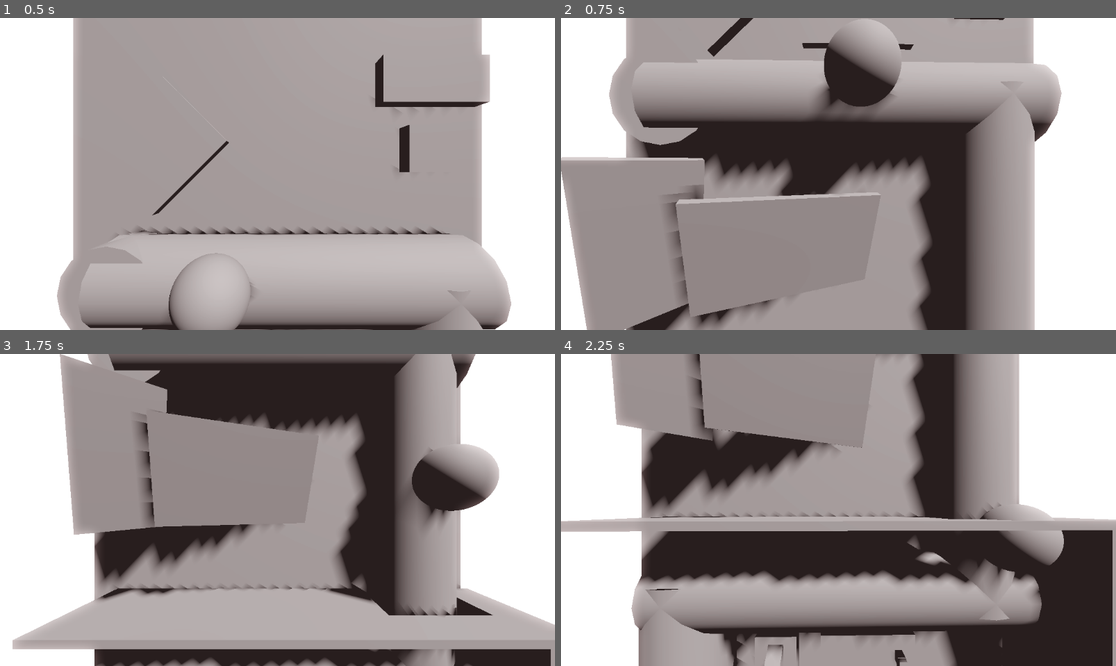
Above: before the commit, frames 1-4 (two rows, left to right).
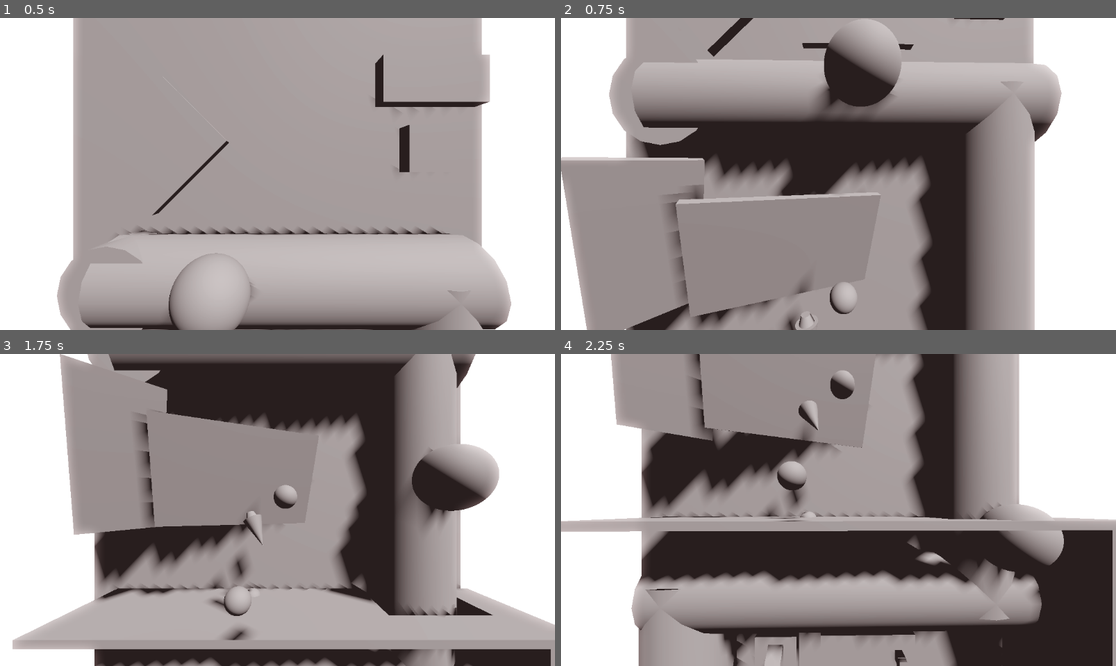
Above: after the commit, the same moments.

Repository: nheeb/niblehyme
Game: Godot game, scene res://Logic/Cockpit.tscn
Two runs of this game, one before a commit and one after it. Both use one fixed random seed, a clock stepped at 60 frames per second and the inputs below.
Inputs (mouse positions are in pixels of both pictures, inside the frame that each line leads up to):
- Up to frame 1 (0.5 s): no input
- Up to frame 2 (0.75 s): move the mouse to (960, 158) at 0.52 s; hold Right (ui_right) from 0.53 s (still down); tap Mouse wheel down (view_down) at 0.6 s; click (960, 158) at 0.67 s
- Up to frame 3 (1.75 s): tap Enter at 1.25 s; move the mouse to (166, 525) at 1.27 s; release Right (ui_right) at 1.28 s; hold Down (ui_down) from 1.28 s (still down); tap Mouse wheel up (view_up) at 1.35 s
- Up to frame 4 (2.25 s): move the mouse to (894, 441) at 2.02 s; release Down (ui_down) at 2.03 s; hold Right (ui_right) from 2.03 s (still down); tap Mouse wheel down (view_down) at 2.1 s

Frame 1 is identical in both runs. In frame 2, 0.5% of the frame differs, in the area x 39-54%, y 84-100%; in frame 3, 1.0%; in frame 4, 1.1%, in the area x 36-53%, y 5-54%.

Commit message:
Sauce generates Minerals with Hologramm in Cockpit

Diff:
--- a/Logic/Cockpit.tscn
+++ b/Logic/Cockpit.tscn
@@ -6,6 +6,7 @@
 [ext_resource type="Script" path="res://Logic/Pipe.gd" id="3_kpr77"]
 [ext_resource type="Script" path="res://Logic/Switch.gd" id="4_cvfuh"]
 [ext_resource type="Script" path="res://Logic/CockpitInput.gd" id="6_5wlna"]
+[ext_resource type="PackedScene" uid="uid://cbulkkcj4jbak" path="res://Logic/Hologram/Hologram.tscn" id="7_1dxs8"]
 
 [sub_resource type="BoxMesh" id="BoxMesh_8cpak"]
 
@@ -244,4 +245,7 @@
 [node name="Input" type="Node" parent="."]
 script = ExtResource("6_5wlna")
 
+[node name="Hologram" parent="." instance=ExtResource("7_1dxs8")]
+transform = Transform3D(0.477551, 0, 0, 0, 0.477551, 0, 0, 0, 0.477551, -0.107247, 0.506323, -0.842418)
+
 [connection signal="input_event" from="Switch/Area3D" to="Switch" method="_on_area_3d_input_event"]
--- a/Logic/Game.gd
+++ b/Logic/Game.gd
@@ -1,4 +1,4 @@
-extends Node
+class_name GameInfo extends Node
 
 @onready var sauce: Sauce = $Sauce
 
--- a/Logic/Game.tscn
+++ b/Logic/Game.tscn
@@ -1,16 +1,36 @@
-[gd_scene load_steps=4 format=3 uid="uid://rd4ruh6xtfb1"]
+[gd_scene load_steps=8 format=3 uid="uid://rd4ruh6xtfb1"]
 
 [ext_resource type="Script" path="res://Logic/Game.gd" id="1_gxxh0"]
 [ext_resource type="Script" path="res://Logic/Sauce.gd" id="2_noagd"]
+[ext_resource type="Script" path="res://Logic/Minerals/MineralDropTable.gd" id="3_60urw"]
 [ext_resource type="PackedScene" uid="uid://djqojwwng6ogn" path="res://Logic/DrillingHealth.tscn" id="3_aun7o"]
+
+[sub_resource type="Resource" id="Resource_ehfi1"]
+script = ExtResource("3_60urw")
+pot = Array[int]([0, 0, 0, 0, 0, 0, 0, 1, 1, 3])
+reset_after_drawing = true
+
+[sub_resource type="Resource" id="Resource_mo04p"]
+script = ExtResource("3_60urw")
+pot = Array[int]([0, 0, 0, 0, 0, 1, 1, 3, 3, 2])
+reset_after_drawing = true
+
+[sub_resource type="Resource" id="Resource_iomgu"]
+script = ExtResource("3_60urw")
+pot = Array[int]([0, 1, 3, 1])
+reset_after_drawing = true
 
 [node name="Game" type="Node"]
 script = ExtResource("1_gxxh0")
 
 [node name="Sauce" type="Node" parent="."]
 script = ExtResource("2_noagd")
+drop_tables = Array[ExtResource("3_60urw")]([SubResource("Resource_ehfi1"), SubResource("Resource_mo04p"), SubResource("Resource_iomgu")])
+drop_tables_layers = Array[int]([0, 20, 50])
 
 [node name="DrillingHealth" parent="Sauce" instance=ExtResource("3_aun7o")]
 limited_chunks = false
+chunk_health = 0.7
+chunk_health_variance = 2.0
 
 [connection signal="chunk_drilled" from="Sauce/DrillingHealth" to="Sauce" method="_on_drilling_health_chunk_drilled"]
--- a/Logic/Hologram/HoloArea.gd
+++ b/Logic/Hologram/HoloArea.gd
@@ -2,6 +2,6 @@
 
 @onready var object : HoloObject = get_parent()
 
-func _on_area_entered(area: Area3D) -> void:
+func _on_area_entered(_area: Area3D) -> void:
 	Game.drill_hit_object.emit(object)
 	object.drill_first_contact()
--- a/Logic/Hologram/Hologram.tscn
+++ b/Logic/Hologram/Hologram.tscn
@@ -6,9 +6,6 @@
 
 [node name="Hologram" type="Node3D"]
 script = ExtResource("1_kcikd")
-
-[node name="Camera3D" type="Camera3D" parent="."]
-transform = Transform3D(1, 0, 0, 0, 0.947768, 0.318959, 0, -0.318959, 0.947768, 0, 0.828833, 2.52673)
 
 [node name="DrillCenterPivot" type="Node3D" parent="."]
 unique_name_in_owner = true
@@ -25,7 +22,14 @@
 [node name="HoloObstacle3" parent="DrillCenterPivot" instance=ExtResource("3_pxgvl")]
 transform = Transform3D(1, 0, 0, 0, 1, 0, 0, 0, 1, -1.26801, -10.6069, -7.94382)
 
-[node name="DirectionalLight3D" type="DirectionalLight3D" parent="."]
+[node name="HoloObstacle4" parent="DrillCenterPivot" instance=ExtResource("3_pxgvl")]
+transform = Transform3D(1, 0, 0, 0, 1, 0, 0, 0, 1, -1.26801, -17.6616, -1.05757)
+
+[node name="HoloObstacle5" parent="DrillCenterPivot" instance=ExtResource("3_pxgvl")]
+transform = Transform3D(1, 0, 0, 0, 1, 0, 0, 0, 1, -1.26801, -22.7008, -8.02448)
+
+[node name="HoloObstacle6" parent="DrillCenterPivot" instance=ExtResource("3_pxgvl")]
+transform = Transform3D(1, 0, 0, 0, 1, 0, 0, 0, 1, 5.04261, -29.7418, 0.993131)
 
 [node name="Timer" type="Timer" parent="."]
 wait_time = 5.0
--- a/Logic/Minerals/Mineral.gd
+++ b/Logic/Minerals/Mineral.gd
@@ -1 +1,16 @@
-class_name Mineral extends Node3D
+class_name Mineral extends PipeItem
+
+enum Type {Stone, Coal, Gold, Silver}
+
+const PACKED_SCENES = {
+	Type.Stone: preload("res://Logic/Minerals/MineralStone.tscn"),
+	Type.Coal: preload("res://Logic/Minerals/MineralCoal.tscn"),
+	Type.Gold: preload("res://Logic/Minerals/MineralGold.tscn"),
+	Type.Silver: preload("res://Logic/Minerals/MineralSilver.tscn"),
+}
+
+static func create_mineral(type: Type) -> Mineral:
+	var packed_scene : PackedScene = PACKED_SCENES[type]
+	var mineral: Mineral = packed_scene.instantiate()
+	mineral.hide()
+	return mineral
--- /dev/null
+++ b/Logic/Minerals/MineralCoal.tscn
@@ -0,0 +1,24 @@
+[gd_scene load_steps=5 format=3 uid="uid://bfoev3k483c3w"]
+
+[ext_resource type="Script" path="res://Logic/Minerals/Mineral.gd" id="1_h3dyf"]
+
+[sub_resource type="StandardMaterial3D" id="StandardMaterial3D_keu51"]
+albedo_color = Color(0, 0, 0, 1)
+roughness = 0.59
+
+[sub_resource type="PrismMesh" id="PrismMesh_jrkv3"]
+
+[sub_resource type="BoxShape3D" id="BoxShape3D_wtmej"]
+size = Vector3(1.05116, 1.01784, 1.32368)
+
+[node name="MineralCoal" type="RigidBody3D"]
+script = ExtResource("1_h3dyf")
+
+[node name="MeshInstance3D" type="MeshInstance3D" parent="."]
+transform = Transform3D(0.334825, 0, 0, 0, 0.334825, 0, 0, 0, 0.334825, 0, 0, 0)
+material_override = SubResource("StandardMaterial3D_keu51")
+mesh = SubResource("PrismMesh_jrkv3")
+
+[node name="CollisionShape3D" type="CollisionShape3D" parent="."]
+transform = Transform3D(0.271927, 0, 0, 0, 0.271927, 0, 0, 0, 0.271927, -0.0280813, 0.00610566, 0.0218248)
+shape = SubResource("BoxShape3D_wtmej")
--- /dev/null
+++ b/Logic/Minerals/MineralDropTable.gd
@@ -0,0 +1,10 @@
+class_name MineralDropTable extends Resource
+
+@export var pot: Array[Mineral.Type]
+@export var reset_after_drawing := true
+
+func draw_random(with_putting_back := reset_after_drawing) -> Mineral.Type:
+	var type : Mineral.Type = pot.pick_random()
+	if not with_putting_back:
+		pot.erase(type)
+	return type
--- /dev/null
+++ b/Logic/Minerals/MineralGold.tscn
@@ -0,0 +1,25 @@
+[gd_scene load_steps=5 format=3 uid="uid://cux0dwwv8y1n0"]
+
+[ext_resource type="Script" path="res://Logic/Minerals/Mineral.gd" id="1_3qukc"]
+
+[sub_resource type="StandardMaterial3D" id="StandardMaterial3D_sma54"]
+albedo_color = Color(0.796875, 0.709717, 0, 1)
+metallic = 0.6
+roughness = 0.18
+
+[sub_resource type="BoxMesh" id="BoxMesh_25wrp"]
+
+[sub_resource type="BoxShape3D" id="BoxShape3D_lwkyx"]
+size = Vector3(0.747818, 0.776672, 0.838531)
+
+[node name="MineralGold" type="RigidBody3D"]
+script = ExtResource("1_3qukc")
+
+[node name="MeshInstance3D" type="MeshInstance3D" parent="."]
+transform = Transform3D(0.209414, 0, 0, 0, 0.209414, 0, 0, 0, 0.209414, 0, 0, 0)
+material_override = SubResource("StandardMaterial3D_sma54")
+mesh = SubResource("BoxMesh_25wrp")
+
+[node name="CollisionShape3D" type="CollisionShape3D" parent="."]
+transform = Transform3D(0.271927, 0, 0, 0, 0.271927, 0, 0, 0, 0.271927, -0.00396495, -0.000804959, -0.0038434)
+shape = SubResource("BoxShape3D_lwkyx")
--- /dev/null
+++ b/Logic/Minerals/MineralSilver.tscn
@@ -0,0 +1,25 @@
+[gd_scene load_steps=5 format=3 uid="uid://da63aidlb8klq"]
+
+[ext_resource type="Script" path="res://Logic/Minerals/Mineral.gd" id="1_vf8ef"]
+
+[sub_resource type="StandardMaterial3D" id="StandardMaterial3D_i5d37"]
+albedo_color = Color(0.656281, 0.721775, 0.730469, 1)
+metallic = 0.6
+roughness = 0.18
+
+[sub_resource type="BoxMesh" id="BoxMesh_25wrp"]
+
+[sub_resource type="BoxShape3D" id="BoxShape3D_lwkyx"]
+size = Vector3(0.747818, 0.776672, 0.838531)
+
+[node name="MineralSilver" type="RigidBody3D"]
+script = ExtResource("1_vf8ef")
+
+[node name="MeshInstance3D" type="MeshInstance3D" parent="."]
+transform = Transform3D(0.209414, 0, 0, 0, 0.209414, 0, 0, 0, 0.209414, 0, 0, 0)
+material_override = SubResource("StandardMaterial3D_i5d37")
+mesh = SubResource("BoxMesh_25wrp")
+
+[node name="CollisionShape3D" type="CollisionShape3D" parent="."]
+transform = Transform3D(0.271927, 0, 0, 0, 0.271927, 0, 0, 0, 0.271927, -0.00396495, -0.000804959, -0.0038434)
+shape = SubResource("BoxShape3D_lwkyx")
--- /dev/null
+++ b/Logic/Minerals/MineralStone.tscn
@@ -0,0 +1,23 @@
+[gd_scene load_steps=5 format=3 uid="uid://demmdoq41s0ft"]
+
+[ext_resource type="Script" path="res://Logic/Minerals/Mineral.gd" id="1_gwu1k"]
+
+[sub_resource type="StandardMaterial3D" id="StandardMaterial3D_yc8yh"]
+albedo_color = Color(0.375, 0.368774, 0.275391, 1)
+
+[sub_resource type="CapsuleMesh" id="CapsuleMesh_6ksto"]
+
+[sub_resource type="BoxShape3D" id="BoxShape3D_lwkyx"]
+size = Vector3(0.585236, 0.893066, 1.30237)
+
+[node name="MineralStone" type="RigidBody3D"]
+script = ExtResource("1_gwu1k")
+
+[node name="MeshInstance3D" type="MeshInstance3D" parent="."]
+transform = Transform3D(0.209414, 0, 0, 0, 0.118252, 0.172832, 0, -0.172832, 0.118252, 0, 0, 0)
+material_override = SubResource("StandardMaterial3D_yc8yh")
+mesh = SubResource("CapsuleMesh_6ksto")
+
+[node name="CollisionShape3D" type="CollisionShape3D" parent="."]
+transform = Transform3D(0.271927, 0, 0, 0, 0.271927, 0, 0, 0, 0.271927, 0.0159125, -0.0145391, -0.00406331)
+shape = SubResource("BoxShape3D_lwkyx")
--- a/Logic/Pipe.gd
+++ b/Logic/Pipe.gd
@@ -7,12 +7,12 @@
 var length : float
 var active_secondary_path : Path3D
 
-const MINERAL_DELAY = .25
-const MINERAL_DELAY_VARIANCE = .15
+const MINERAL_DELAY = .2
+const MINERAL_DELAY_VARIANCE = .1
 var mineral_queue : Array[Mineral]
 var mineral_queue_cooldown := false
 
-func _process(delta: float) -> void:
+func _process(_delta: float) -> void:
 	if not mineral_queue_cooldown:
 		if not mineral_queue.is_empty():
 			mineral_queue_cooldown = true
@@ -25,7 +25,10 @@
 	mineral_queue.append(mineral)
 
 func spawn_mineral(mineral: Mineral):
-	pass
+	add_child(mineral)
+	mineral.flow_through_pipe()
+	await get_tree().create_timer(.1).timeout
+	mineral.show()
 
 func _ready():
 	Game.main_pipe = self
--- a/Logic/Sauce.gd
+++ b/Logic/Sauce.gd
@@ -1,4 +1,7 @@
 class_name Sauce extends Node
+
+@export var drop_tables: Array[MineralDropTable]
+@export var drop_tables_layers: Array[int]
 
 @onready var health := $DrillingHealth
 
@@ -6,4 +9,11 @@
 	health.drill_damage(damage)
 
 func _on_drilling_health_chunk_drilled() -> void:
-	pass # Replace with function body.
+	var drop_table: MineralDropTable
+	for i in range(drop_tables_layers.size() - 1, -1, -1):
+		if Game.current_layer >= drop_tables_layers[i]:
+			drop_table = drop_tables[i]
+			break
+	Game.main_pipe.add_to_mineral_queue(
+		Mineral.create_mineral(drop_table.draw_random())
+	)
Not shown: 1 places in Logic/Cockpit.tscn that only renumber resources
